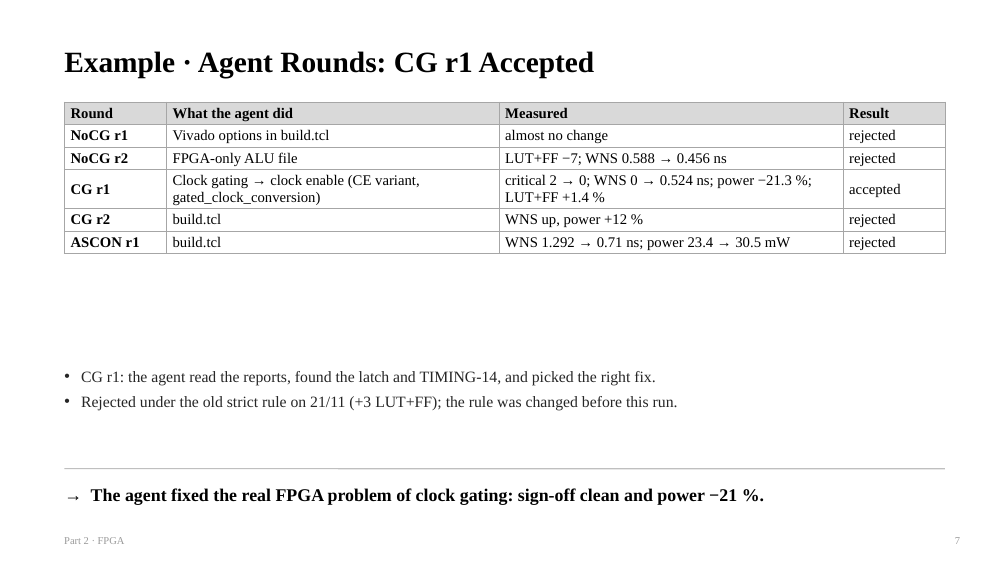
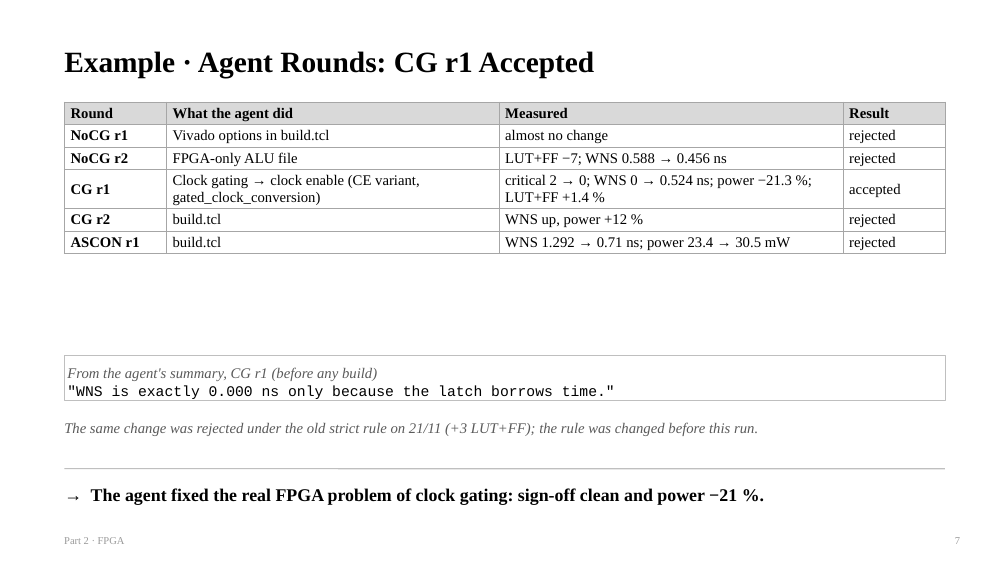
Before and after one commit to chipchip-tech/CHIA-workflow, a slide deck: slide 7 of projects/demo-alu/report/guides/2_FPGA.pptx. Drawn at 1008x567 pixels with LibreOffice and Linux fonts; fonts in the diff are those of the drawing. Boxes give left, top, right and bottom in pixels: in the first picture for what was removed or moved away, otherwise in the second. Text is boxed around its words. In the diff, an @@ line names an element or a change of style, - is before the commit and + after.

```diff
--- a/projects/demo-alu/report/guides/2_FPGA.pptx
+++ b/projects/demo-alu/report/guides/2_FPGA.pptx
@@ rectangle added at [64, 355, 945, 401], outline #BFBFBF 0.75 pt, 14 pt, text #000000 @@
+From the agent's summary, CG r1 (before any build)
+"WNS is exactly 0.000 ns only because the latch borrows time."
@@ text "The same change was rejected ..." at [64, 422, 758, 436]: vertical alignment top to middle @@
@@ text at [64, 422, 758, 436]: text changed; size 15 to 14 pt; text colour #262626 to #5A5A5A; italic on @@
-• CG r1: the agent read the reports, found the latch and TIMING-14, and picked the right fix.
-• Rejected under the old strict rule on 21/11 (+3 LUT+FF); the rule was changed before this run.
+The same change was rejected under the old strict rule on 21/11 (+3 LUT+FF); the rule was changed before this run.
```
Also in this commit, not shown: 5 other files.
